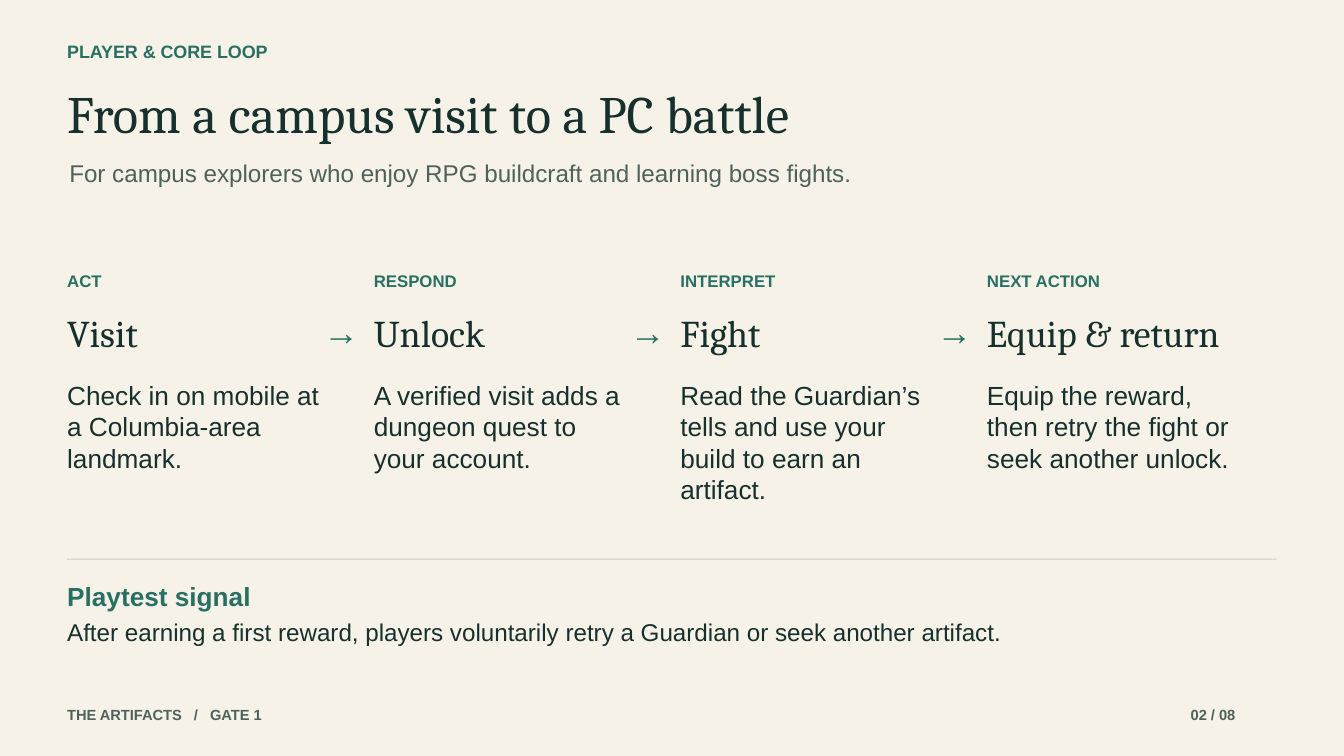
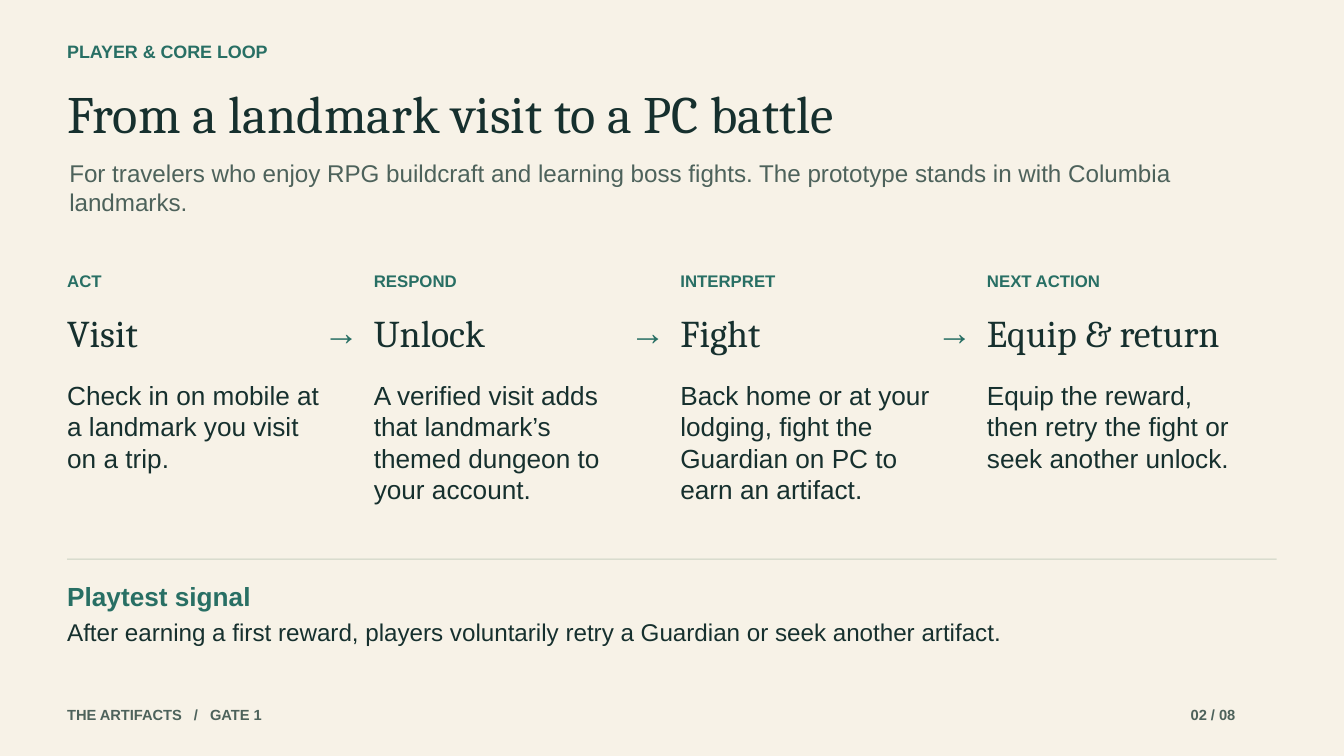
Before and after one commit to SM5858/the-artifacts, a slide deck: slide 2 of deck/The Artifacts - G1.pptx. Drawn at 1344x756 pixels with LibreOffice and Linux fonts; fonts in the diff are those of the drawing. Boxes give left, top, right and bottom in pixels: in the first picture for what was removed or moved away, otherwise in the second. Text is boxed around its words. In the diff, an @@ line names an element or a change of style, - is before the commit and + after.

```diff
--- a/deck/The Artifacts - G1.pptx
+++ b/deck/The Artifacts - G1.pptx
@@ text at (67, 96, 834, 134): text changed @@
-From a campus visit to a PC battle
+From a landmark visit to a PC battle
@@ text at (69, 164, 1170, 211): text changed @@
-For campus explorers who enjoy RPG buildcraft and learning boss fights.
+For travelers who enjoy RPG buildcraft and learning boss fights. The prototype stands in with Columbia landmarks.
@@ text at (67, 386, 319, 473): text changed @@
-Check in on mobile at a Columbia-area landmark.
+Check in on mobile at a landmark you visit on a trip.
@@ text at (374, 386, 600, 505): text changed @@
-A verified visit adds a dungeon quest to your account.
+A verified visit adds that landmark’s themed dungeon to your account.
@@ text at (680, 386, 929, 500): text changed @@
-Read the Guardian’s tells and use your build to earn an artifact.
+Back home or at your lodging, fight the Guardian on PC to earn an artifact.
```
Also in this commit, not shown: 3 other files.
